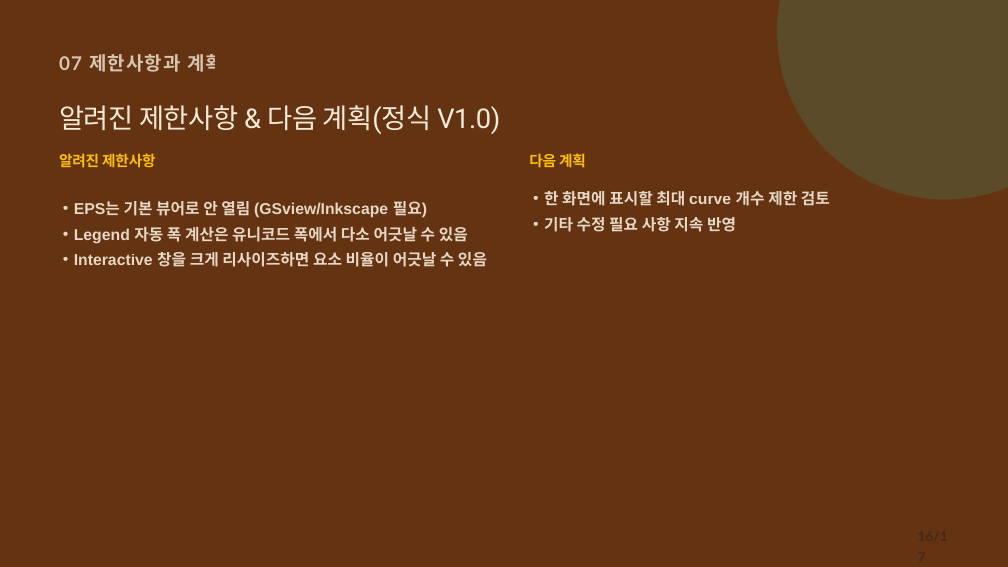
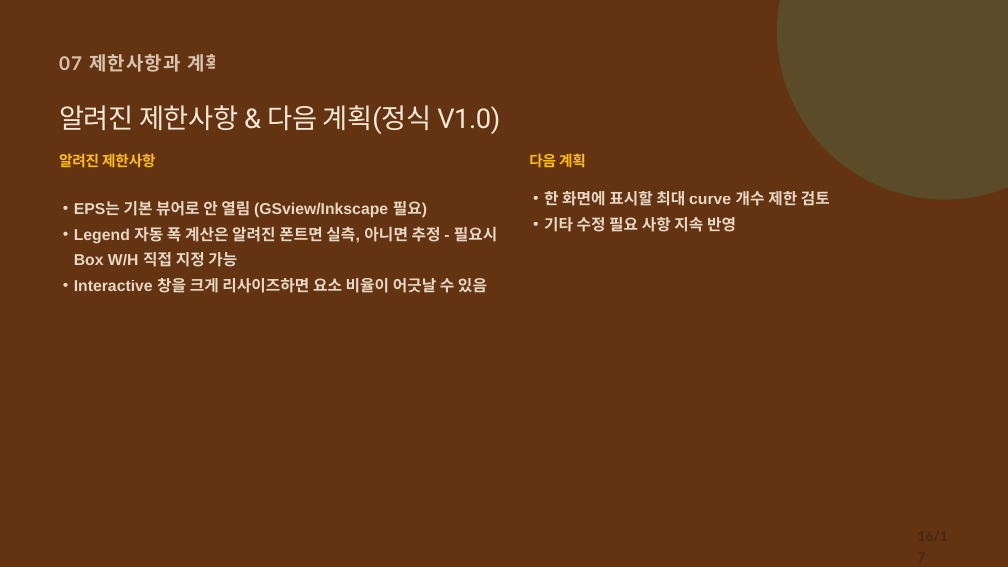
Before and after one commit to CWKIM113/CathPlot_Pub, a slide deck: slide 16 of CathPlot_Deck.pptx. Drawn at 1008x567 pixels with LibreOffice and Linux fonts; fonts in the diff are those of the drawing. Boxes give left, top, right and bottom in pixels: in the first picture for what was removed or moved away, otherwise in the second. Text is boxed around its words. In the diff, an @@ line names an element or a change of style, - is before the commit and + after.

Commit message:
사용설명서·PPTX에 Legend Box W/H 직접 지정 기능 및 최근 수정 내역(blank title, space 가중치, PDF tic, JPG dash 한계 등) 반영

```diff
--- a/CathPlot_Deck.pptx
+++ b/CathPlot_Deck.pptx
@@ text at [74,227,498,267]: text changed @@
-• Legend 자동 폭 계산은 유니코드 폭에서 다소 어긋날 수 있음
+• Legend 자동 폭 계산은 알려진 폰트면 실측, 아니면 추정 - 필요시 Box W/H 직접 지정 가능
```
Also in this commit, not shown: 1 other slide changed, 1 other file.
